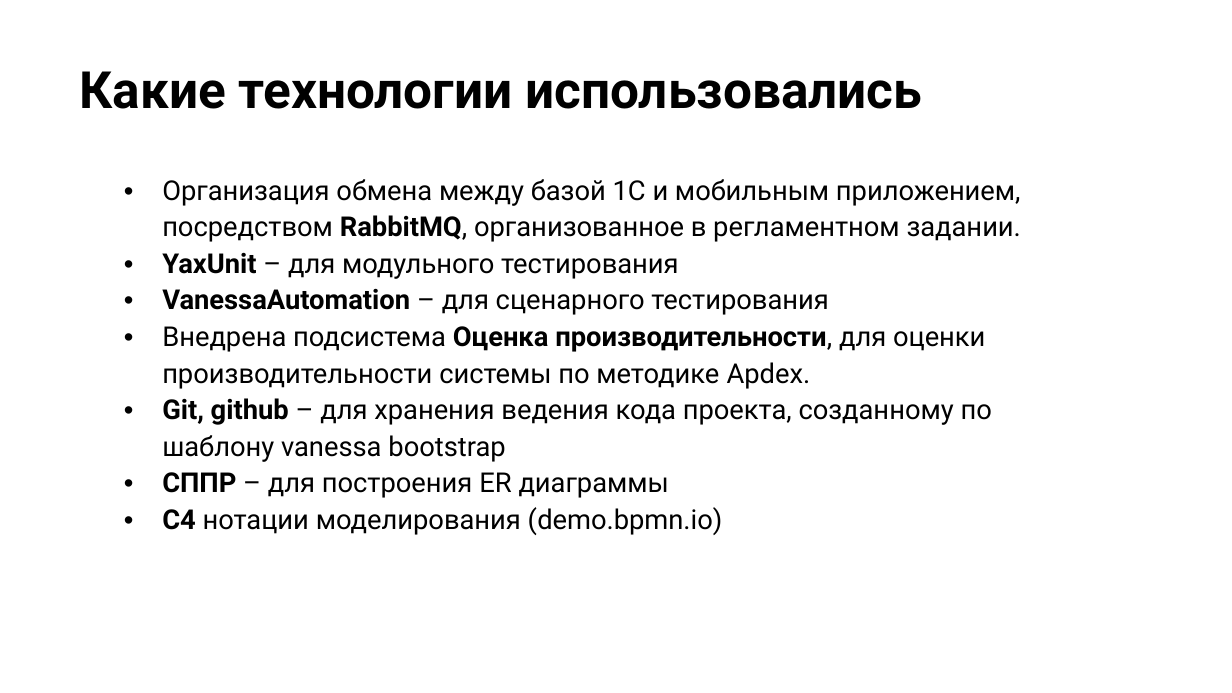
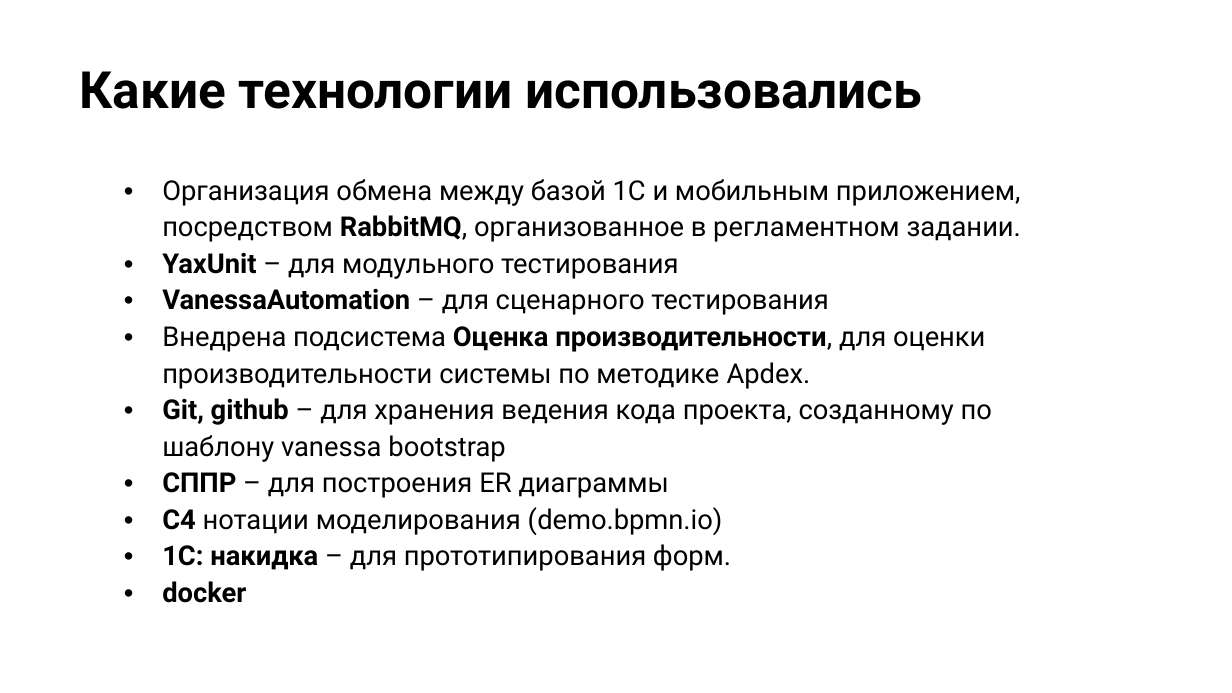
Before and after one commit to Shkuryn/otus_project, a slide deck: slide 6 of doc/СкидочнаяСистема.pptx. Drawn at 1232x693 pixels with LibreOffice and Linux fonts; fonts in the diff are those of the drawing; background and template pictures are left out. Boxes give left, top, right and bottom in pixels: in the first picture for what was removed or moved away, otherwise in the second. Text is boxed around its words. In the diff, an @@ line names an element or a change of style, - is before the commit and + after.

Commit message:
update presentation

```diff
--- a/doc/СкидочнаяСистема.pptx
+++ b/doc/СкидочнаяСистема.pptx
@@ table at (23, 158, 1111, 693) @@
-row 1, column 2: Организация обмена между базой 1С и мобильным приложением, посредством RabbitMQ, организованное в регламентном задании. / YaxUnit – для модульного тестирования / VanessaAutomation – для сценарного тестирования / Внедрена подсистема Оценка производительности, для оценки производительности системы по методике Apdex. / Git, github – для хранения ведения кода проекта, созданному по шаблону vanessa bootstrap / СППР – для построения ER диаграммы / С4 нотации моделирования (demo.bpmn.io)
+row 1, column 2: Организация обмена между базой 1С и мобильным приложением, посредством RabbitMQ, организованное в регламентном задании. / YaxUnit – для модульного тестирования / VanessaAutomation – для сценарного тестирования / Внедрена подсистема Оценка производительности, для оценки производительности системы по методике Apdex. / Git, github – для хранения ведения кода проекта, созданному по шаблону vanessa bootstrap / СППР – для построения ER диаграммы / С4 нотации моделирования (demo.bpmn.io) / 1C: накидка – для прототипирования форм. / docker
```
Also in this commit, not shown: 2 slides added, 2 slides removed.
